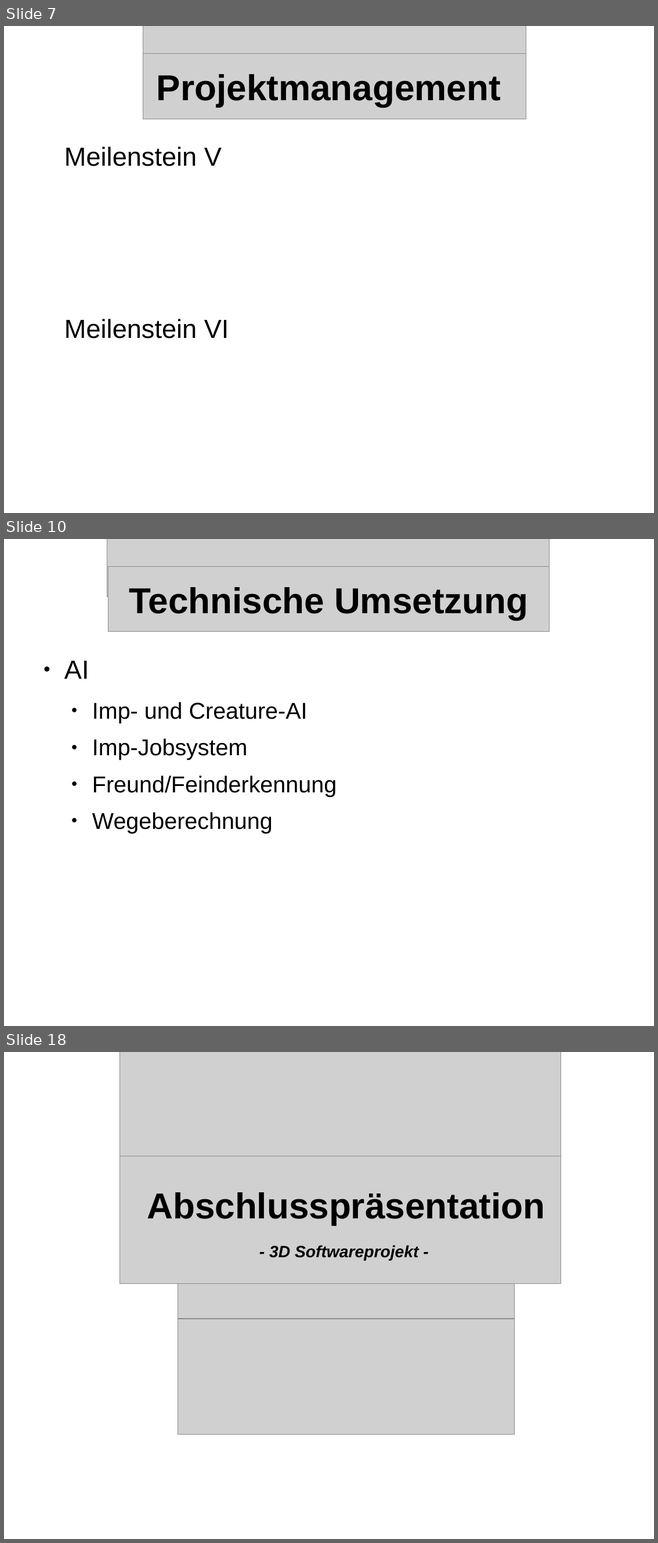
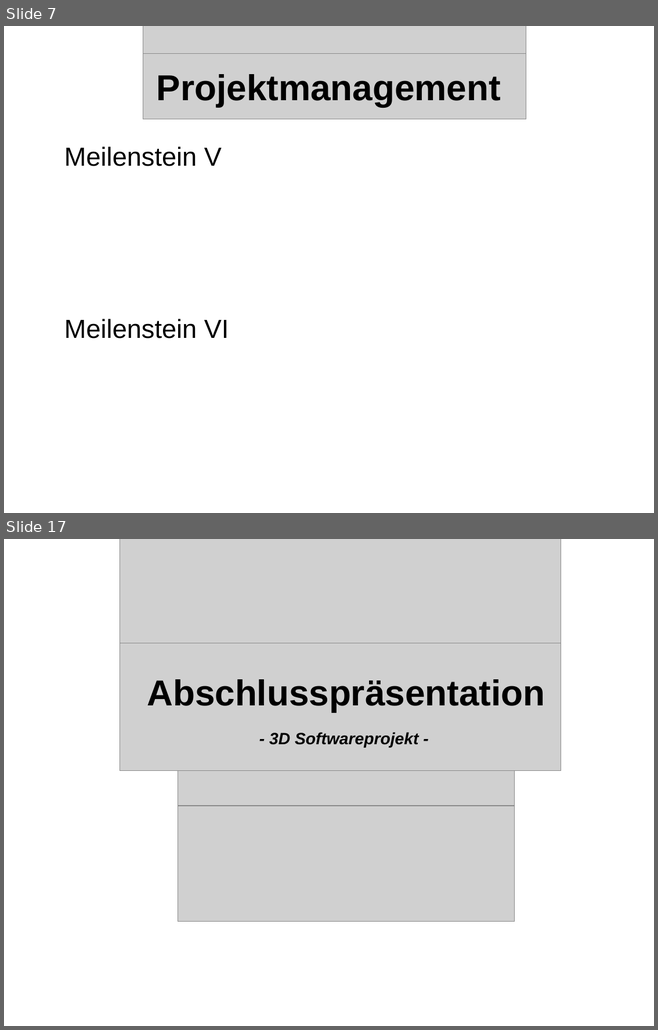
Before and after one commit to streber91/3D-Game-Project, a slide deck: Documents/Präsentationen/Underlord Abschlusspräsentation.odp. Shown one above the other, each under a label of ours: slides 7, 10 and 18 before the commit, slides 7 and 17 after it; the slides between them are not shown. The pictures are 658x1543 and 658x1030 pixels, drawn with LibreOffice and Linux fonts; fonts in the diff are those of the drawing; grey boxes stand for pictures; background and template pictures are left out. Boxes give left, top, right and bottom in pixels: in the first picture for what was removed or moved away, otherwise in the second. Text is boxed around its words. In the diff, an @@ line names an element or a change of style, - is before the commit and + after.

```diff
--- a/Documents/Präsentationen/Underlord Abschlusspräsentation.odp
+++ b/Documents/Präsentationen/Underlord Abschlusspräsentation.odp
@@ slide 10 removed at bbox=[4, 539, 654, 1026], background picture (left out) @@
@@ picture removed at bbox=[107, 539, 549, 597] @@
@@ picture removed at bbox=[108, 567, 549, 632] @@
@@ title removed at bbox=[129, 587, 528, 620] @@
-Technische Umsetzung
@@ text removed at bbox=[64, 661, 336, 834] @@
-● AI
-  ● Imp- und Creature-AI
-  ● Imp-Jobsystem
-  ● Freund/Feinderkennung
-  ● Wegeberechnung
@@ what was slide 18 is now slide 17 @@
```
Also in this commit, not shown: 9 slides changed.
